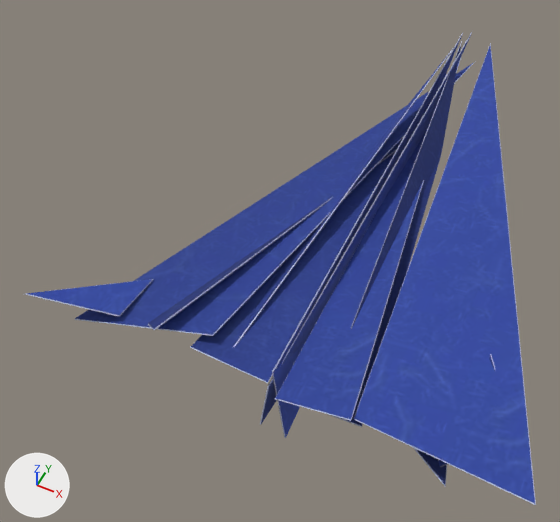
A saved change to the glTF model assets/paper/guns/plane_damaged.glb.
One viewpoint serves both versions: a camera (50 mm lens) standing at (0.082, -0.307, 0.288) and looking at (-0.047, -0.049, -0.034). Lighting does not change. The marker at lower left points along +X, +Y and +Z. The picture after the commit comes second. Where no turn or scale is listed for an object, it has been applied to the vertices. Vertices at exactly the same position are counted once.

Names of what the first picture shows: 'plane', 'wing_l', 'wing_r'.
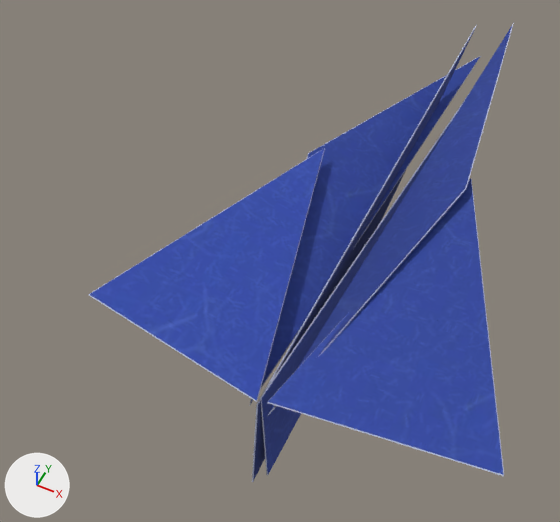
Changed parts and their boxes [x1, y1, x2, y2] in the pictures (560 x 522 px):
'wing_r', reshaped
    before: [275, 41, 536, 505]
    after: [267, 23, 514, 476]
'wing_l', reshaped (13% narrower)
    before: [25, 45, 476, 383]
    after: [88, 55, 482, 406]
'plane', reshaped (12% taller)
    before: [260, 32, 472, 438]
    after: [252, 26, 476, 482]
part 1 of me_plane, rebuilt (16% taller)
    before: [260, 32, 472, 425]
    after: [252, 26, 476, 482]
part 2 of me_plane, rebuilt
    before: [272, 33, 463, 438]
    after: [260, 94, 469, 475]
part 3 of me_wing_l, rebuilt
    before: [233, 45, 456, 347]
    after: [249, 55, 482, 406]
part 4 of me_wing_l, rebuilt (40% taller)
    before: [148, 149, 397, 330]
    after: [88, 148, 325, 402]
part 5 of me_wing_l, deleted (blue)
    before: [25, 279, 154, 316]
part 6 of me_wing_l, deleted (blue)
    before: [74, 61, 476, 383]
part 7 of me_wing_r, rebuilt (83% wider)
    before: [328, 41, 462, 427]
    after: [268, 23, 514, 415]
part 8 of me_wing_r, rebuilt (30% wider, 35% shorter)
    before: [354, 43, 536, 505]
    after: [267, 178, 504, 476]
part 9 of me_wing_r, deleted
    before: [414, 448, 447, 487]
part 10 of me_wing_r, deleted
    before: [275, 58, 495, 467]

The change, as a diff of the scene's bpy script:
```diff
--- a/assets/paper/guns/plane_damaged.glb.py
+++ b/assets/paper/guns/plane_damaged.glb.py
@@ me_plane @@
 # used by ob_plane; parent = ob_vm; location = (0.0, -0.03, -0.012)
-me_plane.from_pydata(...)  # 48 vertices, 88 faces; spans x -0.011..0.005, y -0.12..0.169, z -0.017..0.035
+me_plane.from_pydata(...)  # 36 vertices, 64 faces; spans x -0.007..0.011, y -0.13..0.171, z -0.052..0.033
+# me_plane part 1: the loose piece of 24 vertices spanning x -0.007..0.0, y -0.12..0.161, z -0.013..0.035 is rebuilt with 18 vertices and now spans x -0.007..-0.002, y -0.13..0.171, z -0.052..0.033
+# me_plane part 2: the loose piece of 24 vertices spanning x -0.011..0.005, y -0.119..0.169, z -0.017..0.028 is rebuilt with 18 vertices and now spans x -0.003..0.011, y -0.127..0.157, z -0.048..0.024
 me_plane.materials.append(mat_paper_plane_damaged)
@@ me_wing_l @@
 # used by ob_wing_l; location = (0.0, -0.01, 0.01)
-me_wing_l.from_pydata(...)  # 94 vertices, 168 faces; spans x -0.117..0.003, y -0.153..0.138, z -0.014..0.013
+me_wing_l.from_pydata(...)  # 35 vertices, 62 faces; spans x -0.084..0.004, y -0.151..0.153, z -0.01..0.024
+# me_wing_l part 3: the loose piece of 22 vertices spanning x -0.039..-0.008, y -0.134..0.127, z -0.007..0.01 is rebuilt with 18 vertices and now spans x -0.048..0.004, y -0.149..0.153, z -0.01..0.007
+# me_wing_l part 4: the loose piece of 18 vertices spanning x -0.067..-0.007, y -0.143..0.043, z -0.005..0.012 is rebuilt with 17 vertices and now spans x -0.084..-0.002, y -0.151..-0.001, z 0.004..0.024
+# me_wing_l part 5: the loose piece of 18 vertices spanning x -0.117..-0.077, y -0.153..-0.11, z -0.002..0.013 is deleted
+# me_wing_l part 6
+# 36 vertices are removed from x -0.099..0.003, y -0.145..0.138, z -0.014..0.007
+# 64 faces are deleted
 me_wing_l.materials.append(mat_paper_plane_damaged)
@@ me_wing_r @@
 # used by ob_wing_r; location = (0.0, -0.01, 0.01)
-me_wing_r.from_pydata(...)  # 96 vertices, 172 faces; spans x -0.008..0.109, y -0.152..0.147, z -0.011..0.019
+me_wing_r.from_pydata(...)  # 34 vertices, 60 faces; spans x 0.001..0.097, y -0.151..0.165, z -0.002..0.02
+# me_wing_r part 7: the loose piece of 24 vertices spanning x -0.007..0.04, y -0.142..0.132, z -0.006..0.01 is rebuilt with 16 vertices and now spans x 0.003..0.038, y -0.151..0.165, z -0.002..0.02
+# me_wing_r part 8: the loose piece of 18 vertices spanning x 0.011..0.109, y -0.152..0.134, z 0.007..0.019 is rebuilt with 18 vertices and now spans x 0.001..0.097, y -0.147..0.007, z -0.001..0.015
+# me_wing_r part 9: the loose piece of 18 vertices spanning x 0.025..0.078, y -0.147..0.044, z -0.004..0.005 is deleted
+# me_wing_r part 10: 36 vertices removed from x -0.008..0.095, y -0.144..0.147, z -0.011..0.017
 me_wing_r.materials.append(mat_paper_plane_damaged)
```
